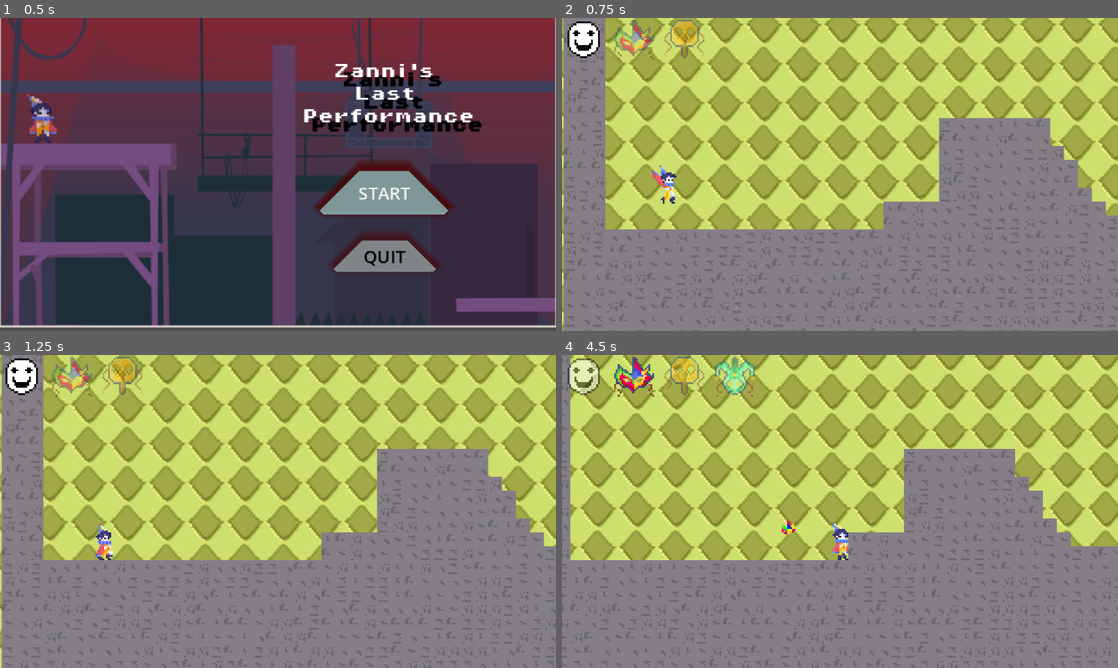
Above: before the commit, frames 1-4 (two rows, left to right).
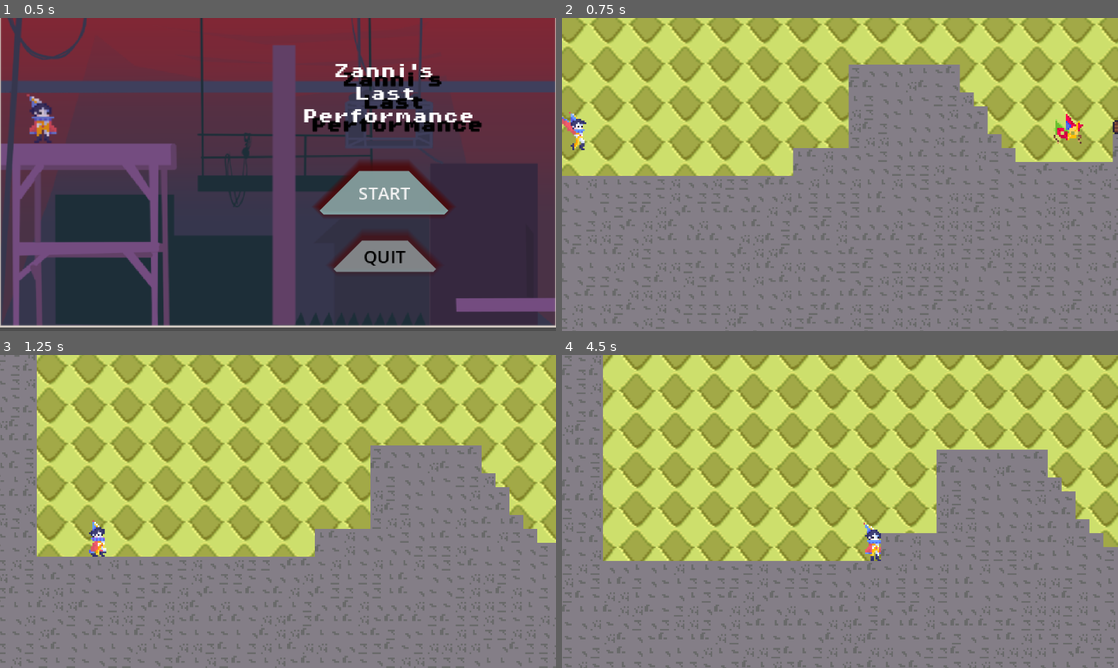
Above: after the commit, the same moments.

Repository: MicroFrogStudios/GGJ2026
Game: Godot game, scene res://scenes/empty_scene.tscn
The game is run twice, just before and just after one commit, with the same random seed, the same clock (stepped at 60 frames per second) and the same inputs.
Inputs:
- Up to frame 1 (0.5 s): no input
- Up to frame 2 (0.75 s): click "START" at 0.5 s
- Up to frame 3 (1.25 s): no input
- Up to frame 4 (4.5 s): hold 1 (gotomask1) 1.28-2.03 s; hold D (move_right) 1.28-2.78 s; tap Space (jump) at 1.52, 2.27, 3.77 s; tap 2 (gotomask2) at 2.1 s; hold A (move_left) 2.78-3.53 s; hold 3 (gotomask3) 2.78-3.53 s; hold D (move_right) from 3.53 s (still down); tap 4 (gotomask4) at 3.6 s; hold E (next_mask) from 4.28 s (still down)

Frame 1 is identical in both runs. In frame 2, 32% of the frame differs, in the area x 0-100%, y 0-100%; in frame 3, 12%; in frame 4, 17%.

Commit message:
Try to reduce camera glitch

Diff:
--- a/scenes/levels/LevelBoilerplate.tscn
+++ b/scenes/levels/LevelBoilerplate.tscn
@@ -208,9 +208,15 @@
 limit_left = -284
 limit_bottom = 0
 limit_smoothed = true
+position_smoothing_enabled = true
+drag_horizontal_enabled = true
+drag_vertical_enabled = true
+drag_left_margin = 0.1
+drag_top_margin = 0.1
+drag_right_margin = 0.1
+drag_bottom_margin = 0.1
 editor_draw_limits = true
 following = NodePath("../PlayerCharacter")
-follow_speed = 20
 
 [node name="Background" type="ColorRect" parent="CameraFollow" unique_id=1804315535]
 z_index = -5
--- a/scenes/levels/level_1.tscn
+++ b/scenes/levels/level_1.tscn
@@ -1,18 +1,20 @@
 [gd_scene format=4 uid="uid://bnyqo0t2ts02n"]
 
 [ext_resource type="PackedScene" uid="uid://s6jgpvyxe42i" path="res://scenes/levels/LevelBoilerplate.tscn" id="1_1pwbc"]
+[ext_resource type="Texture2D" uid="uid://61jggxma6pgd" path="res://assets/sprites/item_masks/arlecchino_item.png" id="3_nsrm0"]
 [ext_resource type="PackedScene" uid="uid://dw8udwgqo5y5a" path="res://scenes/prefabs/MaskPickup.tscn" id="10_e5nfq"]
 
 [node name="Level1" unique_id=1082980837 instance=ExtResource("1_1pwbc")]
 
 [node name="PlayerCharacter" parent="." index="0" unique_id=614979792]
-initial_num_masks = 2
+initial_num_masks = 0
 
 [node name="ExitDoor" parent="." index="2" unique_id=45997899]
 position = Vector2(374, -134)
 
 [node name="MaskPickup" parent="." index="3" unique_id=678487700 instance=ExtResource("10_e5nfq")]
 position = Vector2(58, -88)
+mask_texture = ExtResource("3_nsrm0")
 
 [node name="MaskedTileMapLayer0" parent="MultiMaskedTileMap" parent_id_path=PackedInt32Array(2080479599) index="0" unique_id=1921039142]
 position = Vector2(5, -110)
--- a/scripts/camera_follow.gd
+++ b/scripts/camera_follow.gd
@@ -2,9 +2,8 @@
 
 
 @export var following :Node2D
-@export var follow_speed := 100
 
 
-func _process(delta: float) -> void:
+func _process(_delta: float) -> void:
 	if following.position.y < 100:
-		position = position.lerp(following.position, follow_speed*delta)
+		position = following.position
Not shown: 1 places in scenes/levels/LevelBoilerplate.tscn that only renumber resources
